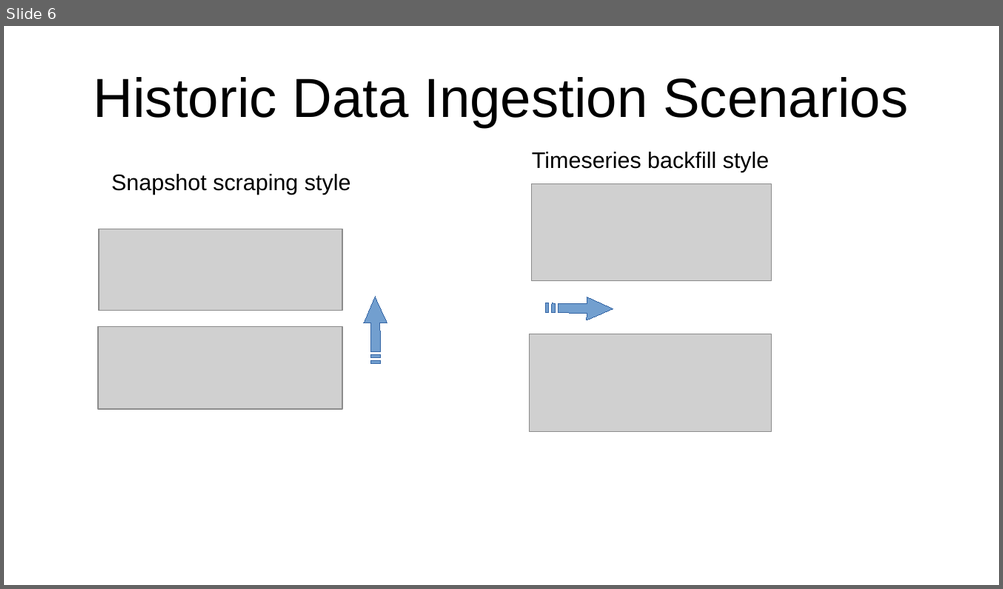
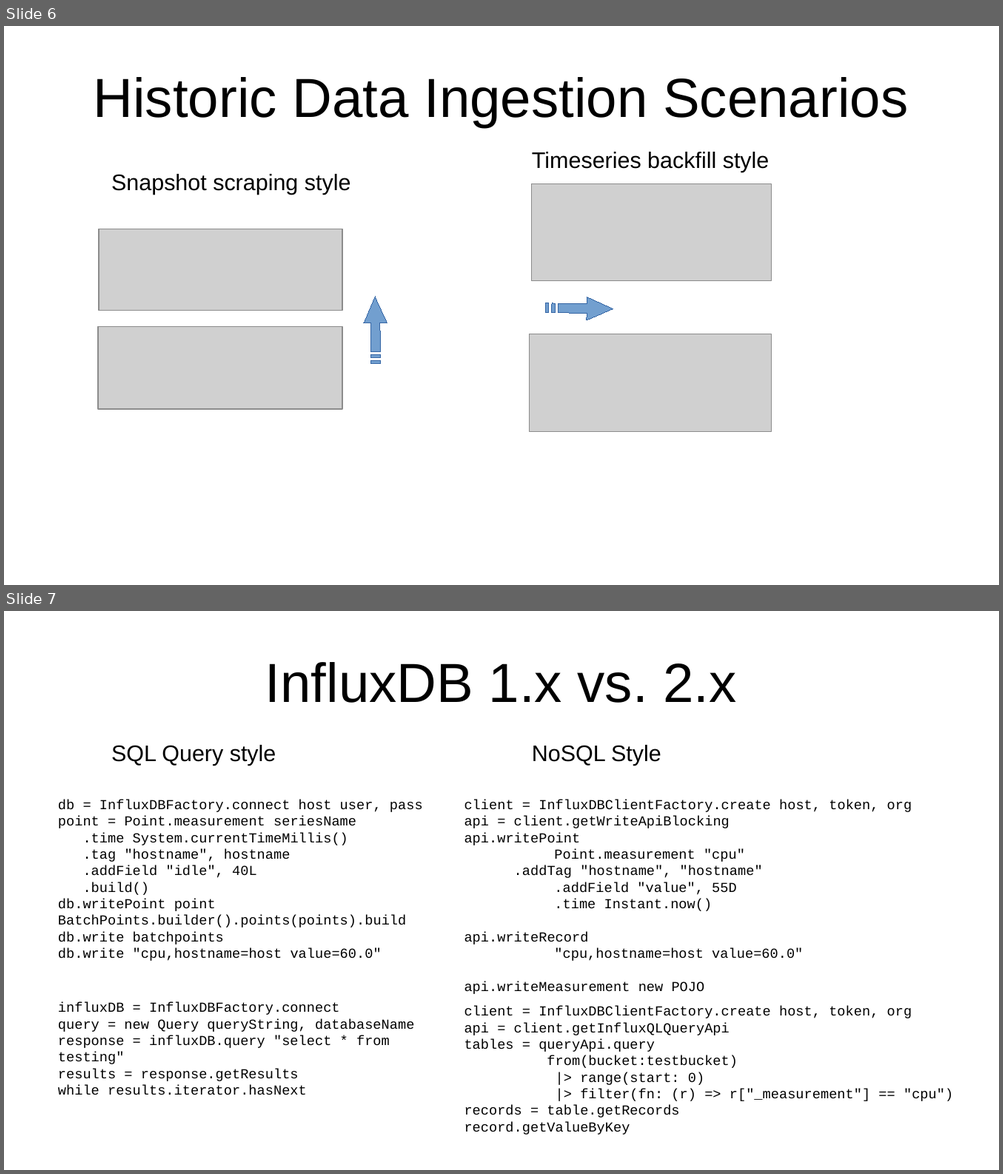
Before and after one commit to sergueik/springboot_study, a slide deck: basic-influxdb/data flow.odp. Shown one above the other, each under a label of ours: slide 6 before the commit, slides 6 and 7 after it. The pictures are 1003x589 and 1003x1174 pixels, drawn with LibreOffice and Linux fonts; fonts in the diff are those of the drawing; grey boxes stand for pictures. Boxes give left, top, right and bottom in pixels: in the first picture for what was removed or moved away, otherwise in the second. Text is boxed around its words. In the diff, an @@ line names an element or a change of style, - is before the commit and + after.

Commit message:
intermedate revision - added ingesting via raw data string and fixes on empty query results, updated presentation with pseudo code illustrating Influx 1.x vs. 2.x client

```diff
--- a/basic-influxdb/data flow.odp
+++ b/basic-influxdb/data flow.odp
@@ slide 7 added at [4,611,999,1170], background #FFFFFF @@
@@ title added at [265,662,736,703], 44 pt, text #000000 @@
+InfluxDB 1.x vs. 2.x
@@ text added at [111,745,276,766], 18 pt, text #000000 @@
+SQL Query style
@@ text added at [532,745,661,766], 18 pt, text #000000 @@
+NoSQL Style
@@ text added at [58,800,423,961], 11 pt, text #000000 @@
+db = InfluxDBFactory.connect host user, pass
+point = Point.measurement seriesName
+.time System.currentTimeMillis()
+.tag "hostname", hostname
+.addField "idle", 40L
+.build()
+db.writePoint point
+BatchPoints.builder().points(points).build
+db.write batchpoints
+db.write "cpu,hostname=host value=60.0"
@@ text added at [464,800,912,994], 11 pt, text #000000 @@
+client = InfluxDBClientFactory.create host, token, org
+api = client.getWriteApiBlocking
+api.writePoint
+Point.measurement "cpu"
+.addTag "hostname", "hostname"
+.addField "value", 55D
+.time Instant.now()
+api.writeRecord
+"cpu,hostname=host value=60.0"
+api.writeMeasurement new POJO
@@ text added at [58,1002,414,1096], 11 pt, text #000000 @@
+influxDB = InfluxDBFactory.connect
+query = new Query queryString, databaseName
+response = influxDB.query "select * from testing"
+results = response.getResults
+while results.iterator.hasNext
@@ text added at [464,1006,953,1135], 11 pt, text #000000 @@
+client = InfluxDBClientFactory.create host, token, org
+api = client.getInfluxQLQueryApi
+tables = queryApi.query
+from(bucket:testbucket)
+|> range(start: 0)
+|> filter(fn: (r) => r["_measurement"] == "cpu")
+records = table.getRecords
+record.getValueByKey
```
Also in this commit, not shown: 5 slides changed, 3 other files.
